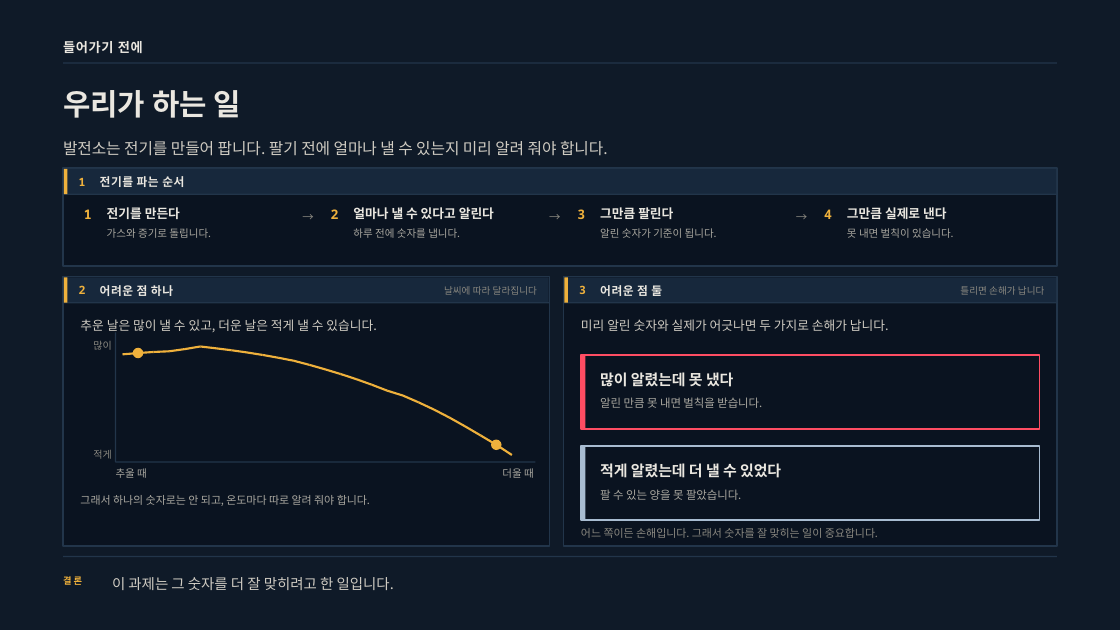
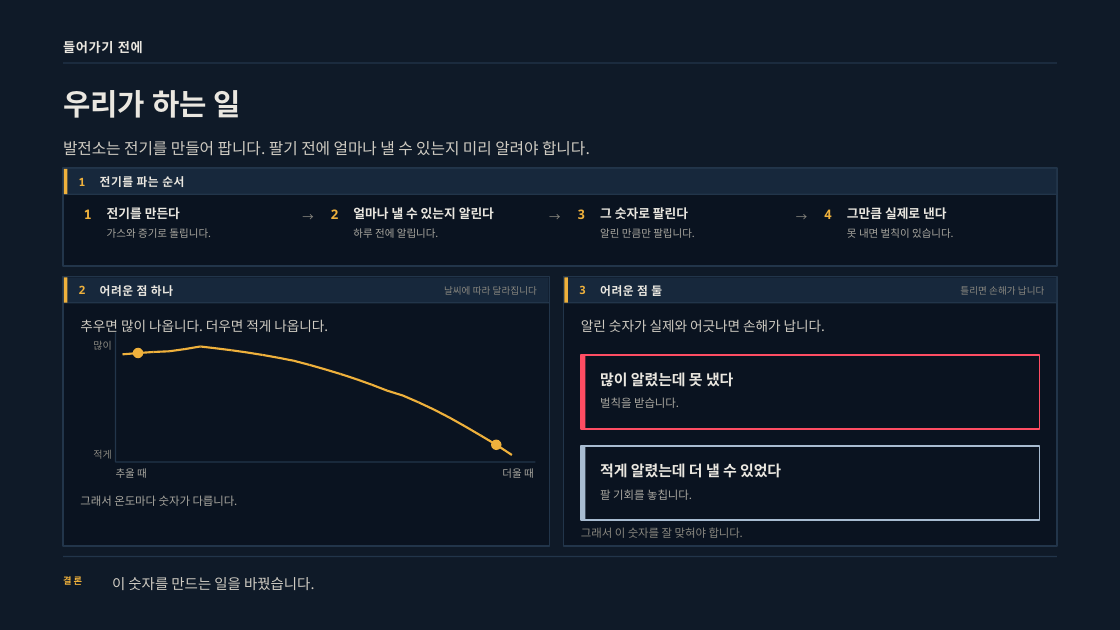
Before and after one commit to jooh-ai/Narae-AI, a slide deck: slide 3 of docs/ppt/위례_공급가능용량_최종발표_v3.pptx. Drawn at 1120x630 pixels with LibreOffice and Linux fonts; fonts in the diff are those of the drawing. Boxes give left, top, right and bottom in pixels: in the first picture for what was removed or moved away, otherwise in the second. Text is boxed around its words. In the diff, an @@ line names an element or a change of style, - is before the commit and + after.

```diff
--- a/docs/ppt/위례_공급가능용량_최종발표_v3.pptx
+++ b/docs/ppt/위례_공급가능용량_최종발표_v3.pptx
@@ text at (x1=63, y1=141, x2=590, y2=156): text changed @@
-발전소는 전기를 만들어 팝니다. 팔기 전에 얼마나 낼 수 있는지 미리 알려 줘야 합니다.
+발전소는 전기를 만들어 팝니다. 팔기 전에 얼마나 낼 수 있는지 미리 알려야 합니다.
@@ text at (x1=353, y1=207, x2=494, y2=219): text changed @@
-얼마나 낼 수 있다고 알린다
+얼마나 낼 수 있는지 알린다
@@ text at (x1=600, y1=207, x2=688, y2=219): text changed @@
-그만큼 팔린다
+그 숫자로 팔린다
@@ text at (x1=353, y1=228, x2=438, y2=238): text changed @@
-하루 전에 숫자를 냅니다.
+하루 전에 알립니다.
@@ text at (x1=600, y1=228, x2=694, y2=238): text changed @@
-알린 숫자가 기준이 됩니다.
+알린 만큼만 팔립니다.
@@ text at (x1=80, y1=319, x2=328, y2=335): text changed; size 10.9 to 11.6 pt @@
-추운 날은 많이 낼 수 있고, 더운 날은 적게 낼 수 있습니다.
+추우면 많이 나옵니다. 더우면 적게 나옵니다.
@@ text at (x1=581, y1=319, x2=825, y2=332): text changed; size 10.9 to 11.6 pt @@
-미리 알린 숫자와 실제가 어긋나면 두 가지로 손해가 납니다.
+알린 숫자가 실제와 어긋나면 손해가 납니다.
@@ text at (x1=600, y1=397, x2=679, y2=408): text changed @@
-알린 만큼 못 내면 벌칙을 받습니다.
+벌칙을 받습니다.
@@ text at (x1=80, y1=495, x2=238, y2=506): text changed; size 9.4 to 9.8 pt @@
-그래서 하나의 숫자로는 안 되고, 온도마다 따로 알려 줘야 합니다.
+그래서 온도마다 숫자가 다릅니다.
@@ text at (x1=600, y1=489, x2=692, y2=500): text changed @@
-팔 수 있는 양을 못 팔았습니다.
+팔 기회를 놓칩니다.
@@ text at (x1=581, y1=527, x2=743, y2=538): text changed; size 9.4 to 9.8 pt @@
-어느 쪽이든 손해입니다. 그래서 숫자를 잘 맞히는 일이 중요합니다.
+그래서 이 숫자를 잘 맞혀야 합니다.
@@ text at (x1=112, y1=577, x2=314, y2=590): text changed @@
-이 과제는 그 숫자를 더 잘 맞히려고 한 일입니다.
+이 숫자를 만드는 일을 바꿨습니다.
```
Also in this commit, not shown: 8 other slides changed, 11 other files.
